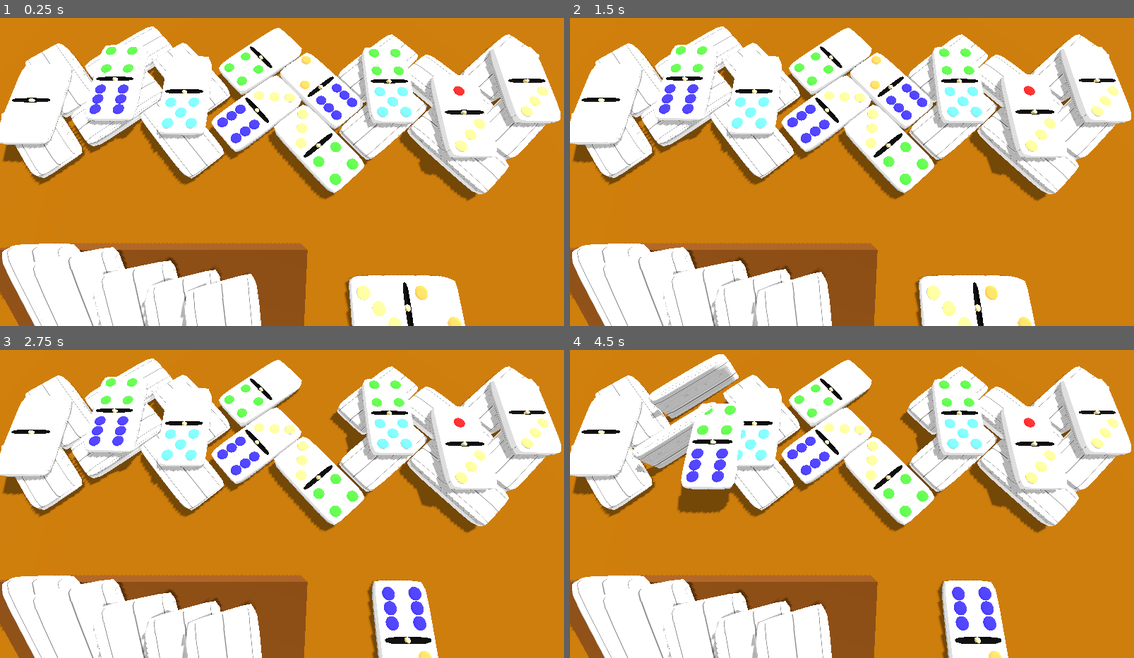
Above: before the commit, frames 1-4 (two rows, left to right).
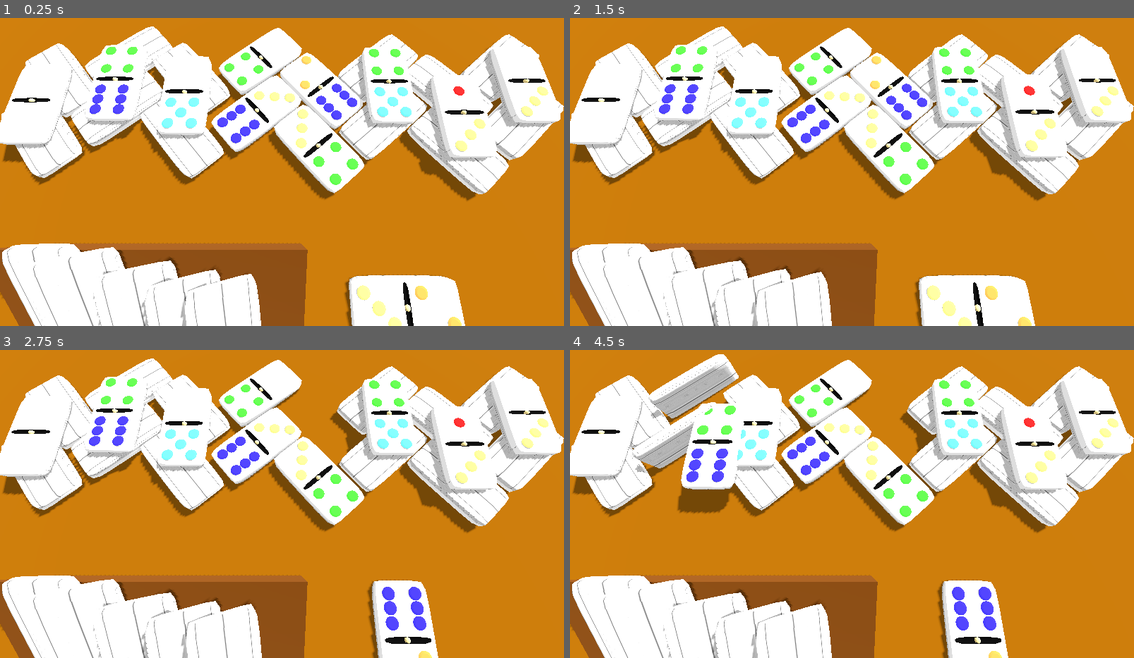
Above: after the commit, the same moments.

Repository: SecsAndCyber/six-seven-dominoes
Game: Godot game, scene res://scenes/levels/level_3.tscn
The game is run twice, just before and just after one commit, with the same random seed, the same clock (stepped at 60 frames per second) and the same inputs. This scene is started directly instead of the project's main scene.
Inputs (mouse positions are in pixels of both pictures, inside the frame that each line leads up to):
- Up to frame 1 (0.25 s): no input
- Up to frame 2 (1.5 s): move the mouse to (976, 150) at 0.52 s; click (976, 150) at 0.67 s; tap Enter at 1.25 s; move the mouse to (739, 184) at 1.27 s; click (739, 184) at 1.42 s
- Up to frame 3 (2.75 s): tap Space at 2 s; move the mouse to (338, 430) at 2.02 s; click (338, 430) at 2.17 s
- Up to frame 4 (4.5 s): tap Enter at 2.75, 4.25 s; move the mouse to (823, 562) at 2.77 s; click (823, 562) at 2.92 s; tap Space at 3.5 s; move the mouse to (1021, 547) at 3.52 s; click (1021, 547) at 3.67 s; move the mouse to (682, 451) at 4.27 s; click (682, 451) at 4.42 s

The runs differ from the first frame. In frame 1, 0.4% of the frame differs, in the area x 86-100%, y 26-48%; in frame 2, 0.4%; in frame 3, 0.4%; in frame 4, 0.4%, in the area x 65-100%, y 9-57%.

Commit message:
Set up iOS export

Diff:
--- a/project.godot
+++ b/project.godot
@@ -10,10 +10,11 @@
 
 [application]
 
-config/name="SixSevenDominoes"
+config/name="67Dominoes"
+config/version="1.0.2"
 run/main_scene="uid://0jk7qqutmbqj"
 config/features=PackedStringArray("4.5", "GL Compatibility")
-config/icon="res://icon.svg"
+config/icon="uid://de10jor8sdkq5"
 
 [autoload]
 
@@ -24,6 +25,10 @@
 [dotnet]
 
 project/assembly_name="SixSevenDominoes"
+
+[filesystem]
+
+import/blender/enabled=false
 
 [input_devices]
 
--- a/scenes/levels/level_3.tscn
+++ b/scenes/levels/level_3.tscn
@@ -69,7 +69,7 @@
 face = "down"
 
 [node name="DominoBlock8" parent="TableTop" instance=ExtResource("4_ugcn1")]
-transform = Transform3D(-3.319278e-08, -0.7593622, 0.65066826, 1, -4.371139e-08, 1.6306532e-15, 2.8441605e-08, 0.65066826, 0.7593622, 10.595955, 0.36073935, -0.3477193)
+transform = Transform3D(-3.319278e-08, -0.7593622, 0.65066826, 1, -4.371139e-08, 1.6306532e-15, 2.8441605e-08, 0.65066826, 0.7593622, 10.84886, 0.36073935, -0.3477193)
 face = "down"
 
 [node name="DominoBlock17" parent="TableTop" instance=ExtResource("4_ugcn1")]
Not shown, changed: export_presets.cfg
Not shown: 1 places in scenes/levels/level_3.tscn that only renumber resources
Not shown, added: tools/mac_build.sh
Not shown, added: tools/mac_deploy.sh
